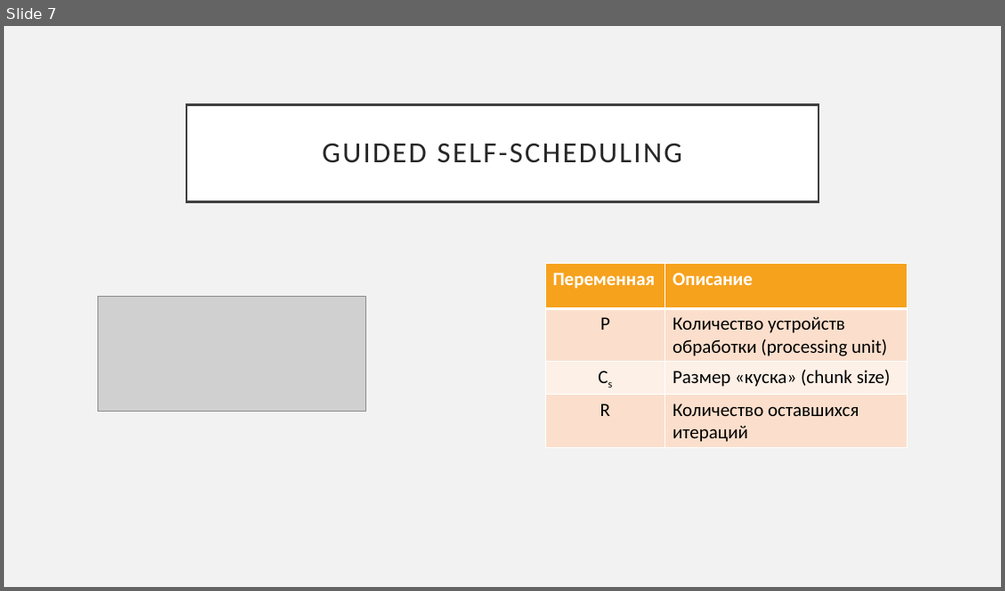
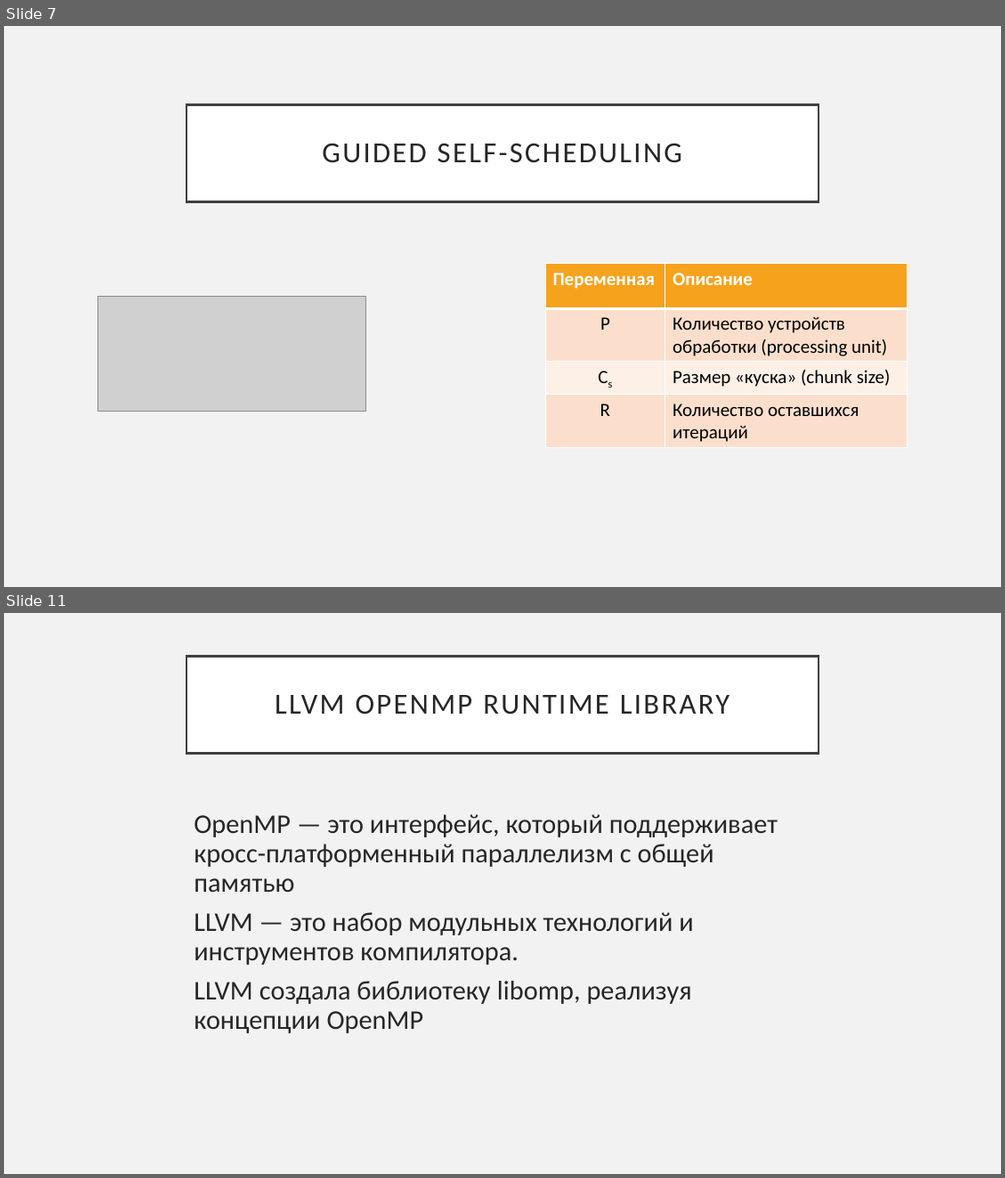
Before and after one commit to Krab1o/UnivAssignments, a slide deck: sem 6/Concurrency/report/presentation.pptx. Shown one above the other, each under a label of ours: slide 7 before the commit, slides 7 and 11 after it; the slides between them are not shown. The pictures are 1005x591 and 1005x1178 pixels, drawn with LibreOffice and Linux fonts; fonts in the diff are those of the drawing; grey boxes stand for pictures. Boxes give left, top, right and bottom in pixels: in the first picture for what was removed or moved away, otherwise in the second. Text is boxed around its words. In the diff, an @@ line names an element or a change of style, - is before the commit and + after.

```diff
--- a/sem 6/Concurrency/report/presentation.pptx
+++ b/sem 6/Concurrency/report/presentation.pptx
@@ slide 11 added at bbox=[4, 613, 1001, 1174], background #F2F2F2 @@
@@ title added at bbox=[186, 656, 818, 753], fill #FFFFFF, outline #404040 2.5 pt, 28 pt, text #262626 @@
+LLVM OPENMP RUNTIME LIBRARY
@@ text added at bbox=[194, 814, 777, 1033], 26 pt, text #262626 @@
+OpenMP — это интерфейс, который поддерживает кросс-платформенный параллелизм с общей памятью
+LLVM — это набор модульных технологий и инструментов компилятора.
+LLVM создала библиотеку libomp, реализуя концепции OpenMP
```
Also in this commit, not shown: 2 slides changed, 6 other slides added, 2 other files.
